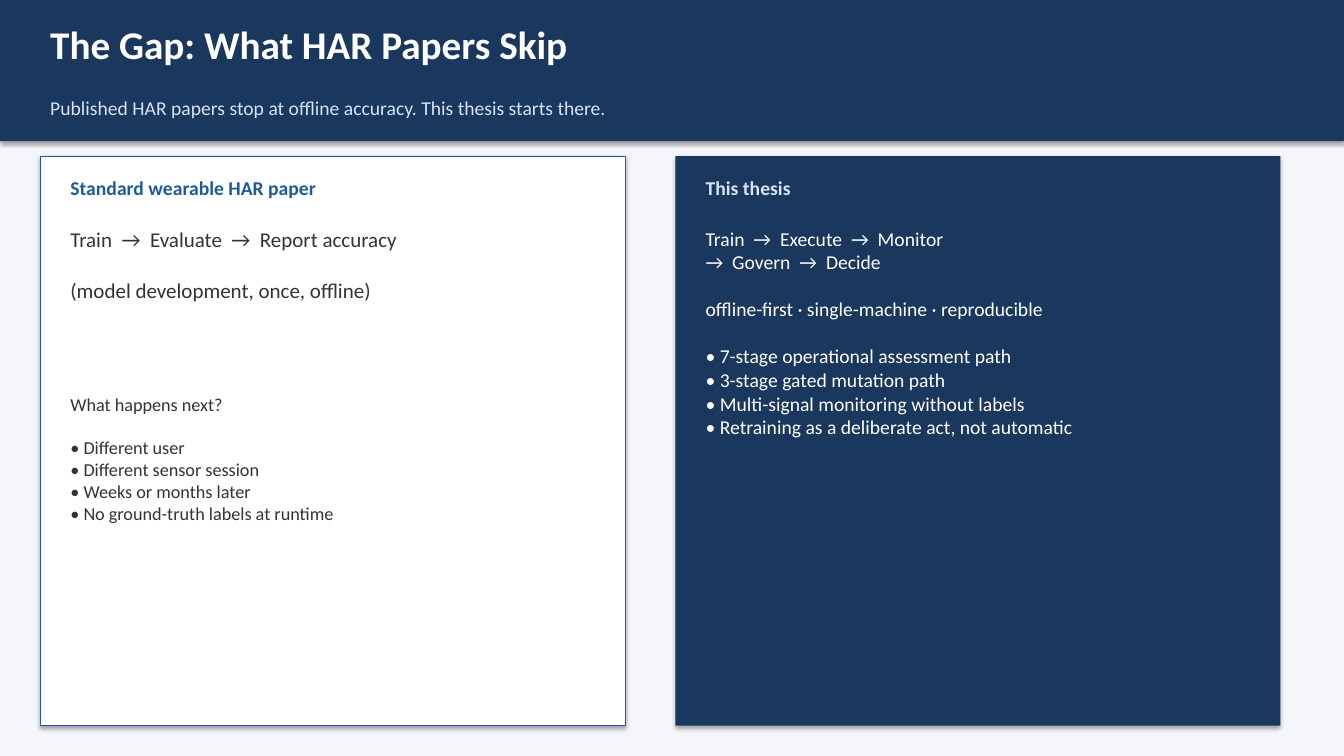
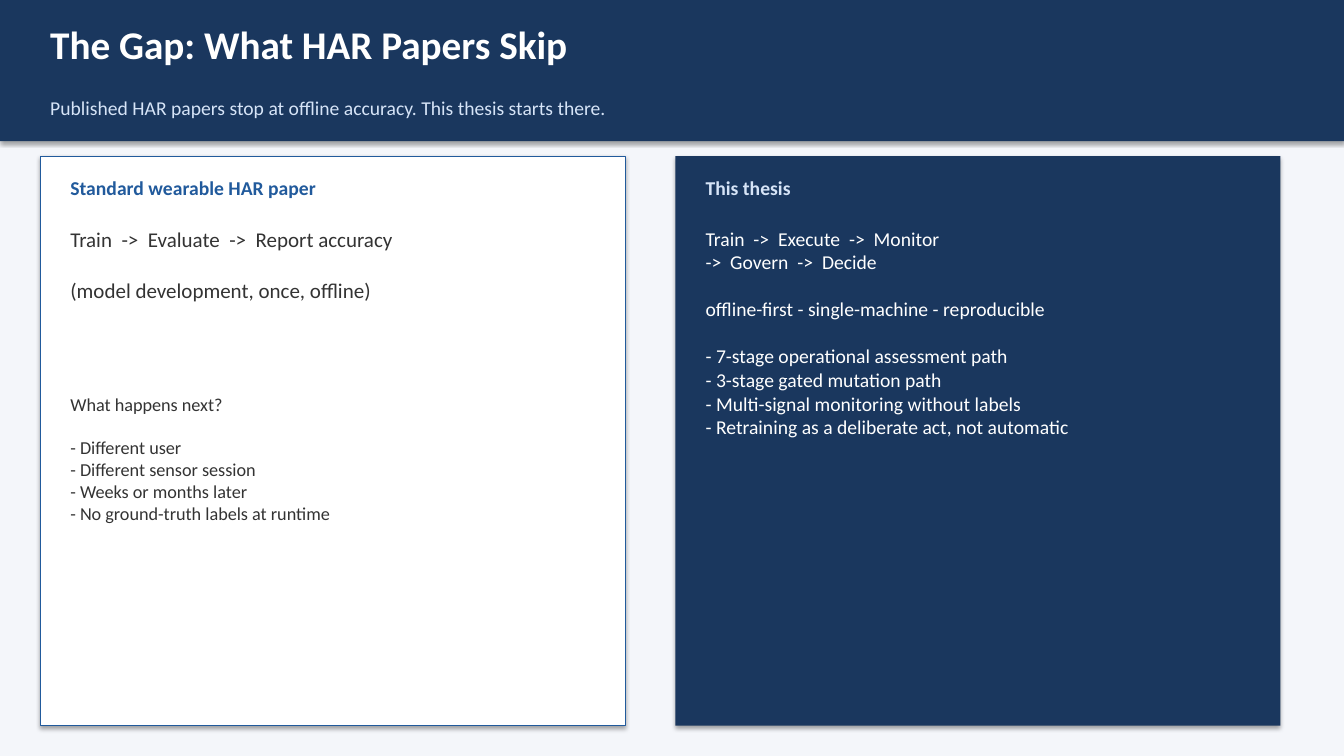
Before and after one commit to ShalinVachheta017/wearable-har-mlops-pipeline, a slide deck: slide 2 of internal/writing/defense_slides.pptx. Drawn at 1344x756 pixels with LibreOffice and Linux fonts; fonts in the diff are those of the drawing. Boxes give left, top, right and bottom in pixels: in the first picture for what was removed or moved away, otherwise in the second. Text is boxed around its words. In the diff, an @@ line names an element or a change of style, - is before the commit and + after.

```diff
--- a/internal/writing/defense_slides.pptx
+++ b/internal/writing/defense_slides.pptx
@@ text at <box>70,232,392,302</box>: text changed @@
-Train → Evaluate → Report accuracy
-(model development, once, offline)
+Train -> Evaluate -> Report accuracy
+(model development, once, offline)
@@ text at <box>706,232,1069,438</box>: text changed @@
-Train → Execute → Monitor
-→ Govern → Decide
-offline-first · single-machine · reproducible
-• 7-stage operational assessment path
-• 3-stage gated mutation path
-• Multi-signal monitoring without labels
-• Retraining as a deliberate act, not automatic
+Train -> Execute -> Monitor
+-> Govern -> Decide
+offline-first - single-machine - reproducible
+- 7-stage operational assessment path
+- 3-stage gated mutation path
+- Multi-signal monitoring without labels
+- Retraining as a deliberate act, not automatic
@@ text at <box>70,398,330,523</box>: text changed @@
-What happens next?
-• Different user
-• Different sensor session
-• Weeks or months later
-• No ground-truth labels at runtime
+What happens next?
+- Different user
+- Different sensor session
+- Weeks or months later
+- No ground-truth labels at runtime
```
Also in this commit, not shown: 16 other slides changed, 2 other files.
